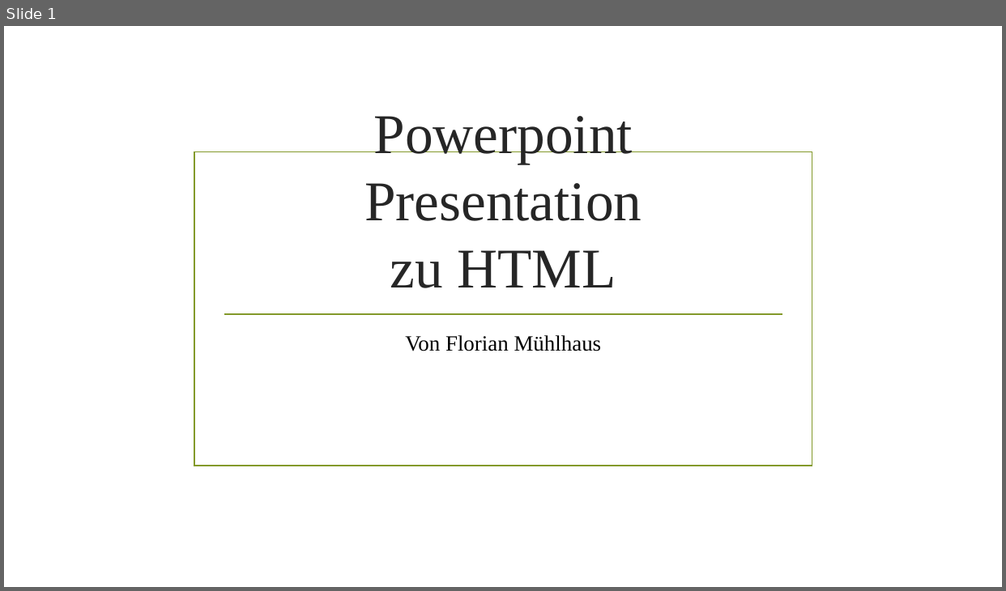
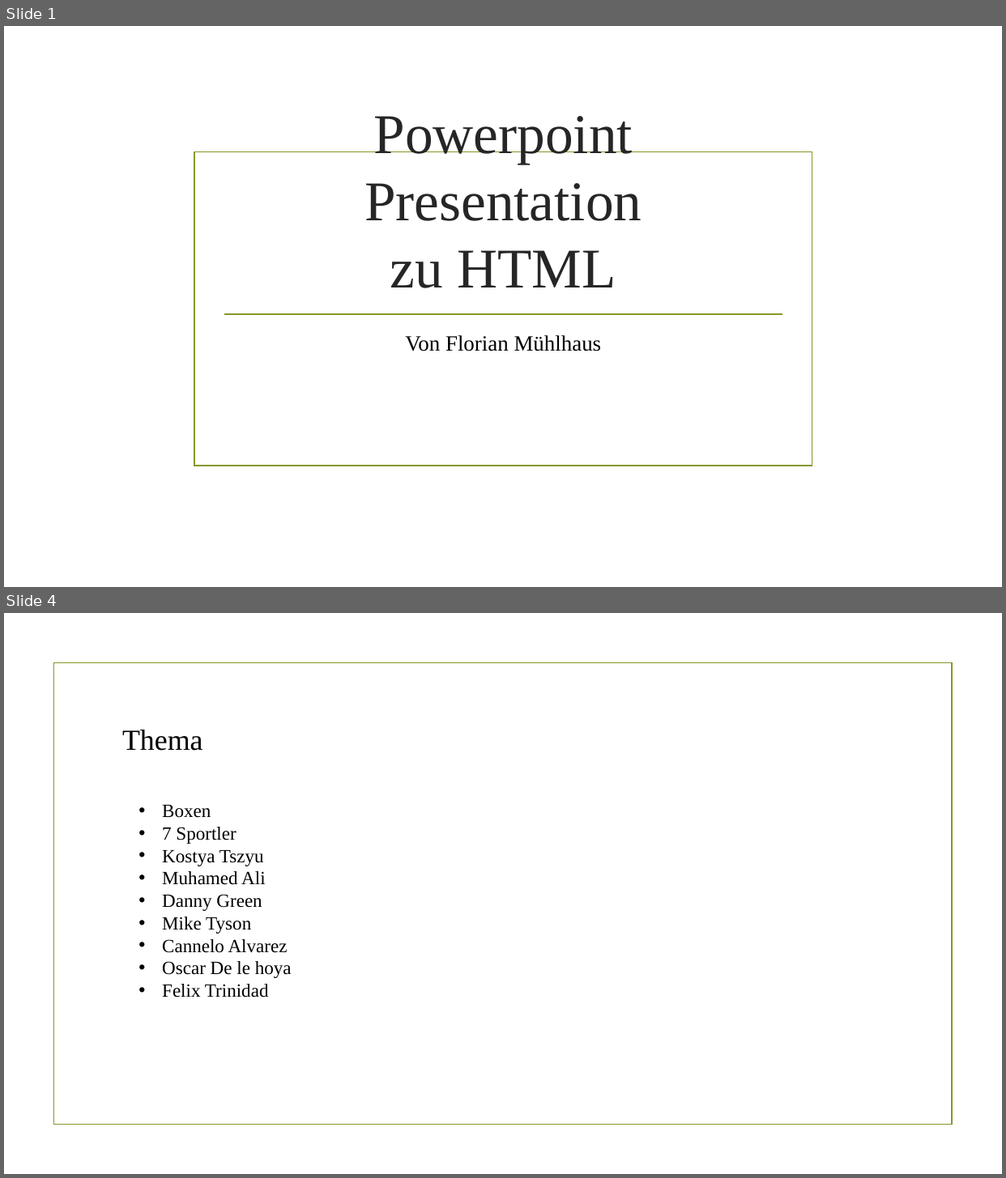
Before and after one commit to muhlhausfloriangmailcom/Div, a slide deck: html/Webseite/Html Präsentation.pptx. Shown one above the other, each under a label of ours: slide 1 before the commit, slides 1 and 4 after it; the slides between them are not shown. The pictures are 1006x591 and 1006x1178 pixels, drawn with LibreOffice and Linux fonts; fonts in the diff are those of the drawing; background and template pictures are left out. Boxes give left, top, right and bottom in pixels: in the first picture for what was removed or moved away, otherwise in the second. Text is boxed around its words. In the diff, an @@ line names an element or a change of style, - is before the commit and + after.

```diff
--- a/html/Webseite/Html Präsentation.pptx
+++ b/html/Webseite/Html Präsentation.pptx
@@ slide 4 added at [4, 613, 1002, 1174], background picture (left out) @@
@@ rectangle added at [53, 663, 952, 1125], outline #83992A 1.25 pt @@
@@ text added at [122, 730, 203, 751], 28 pt, text #000000 @@
+Thema
@@ text added at [162, 805, 292, 998], 18 pt, text #000000 @@
+• Boxen
+• 7 Sportler
+• Kostya Tszyu
+• Muhamed Ali
+• Danny Green
+• Mike Tyson
+• Cannelo Alvarez
+• Oscar De le hoya
+• Felix Trinidad
```
Also in this commit, not shown: 3 other slides added, 3 slides removed, 1 other file.
